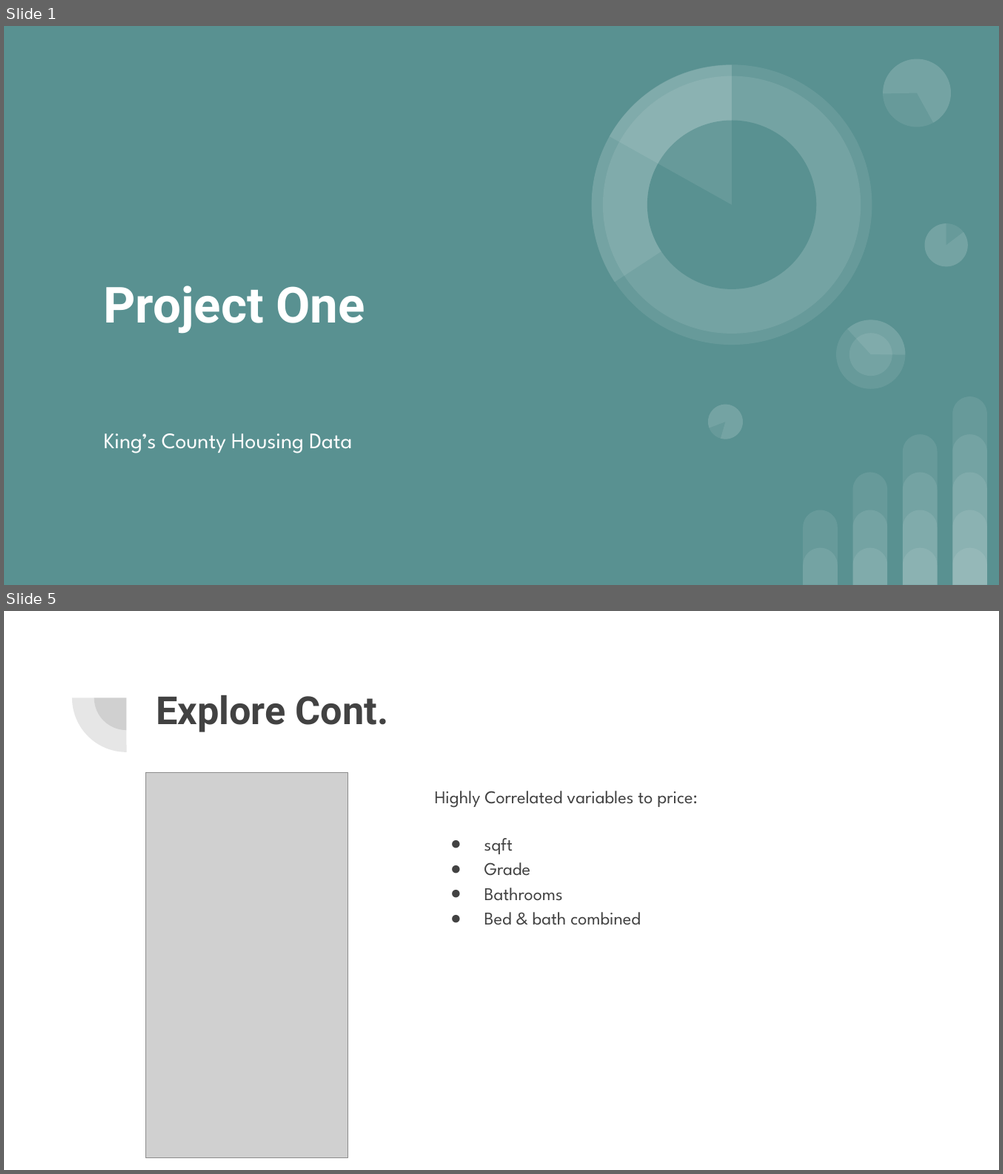
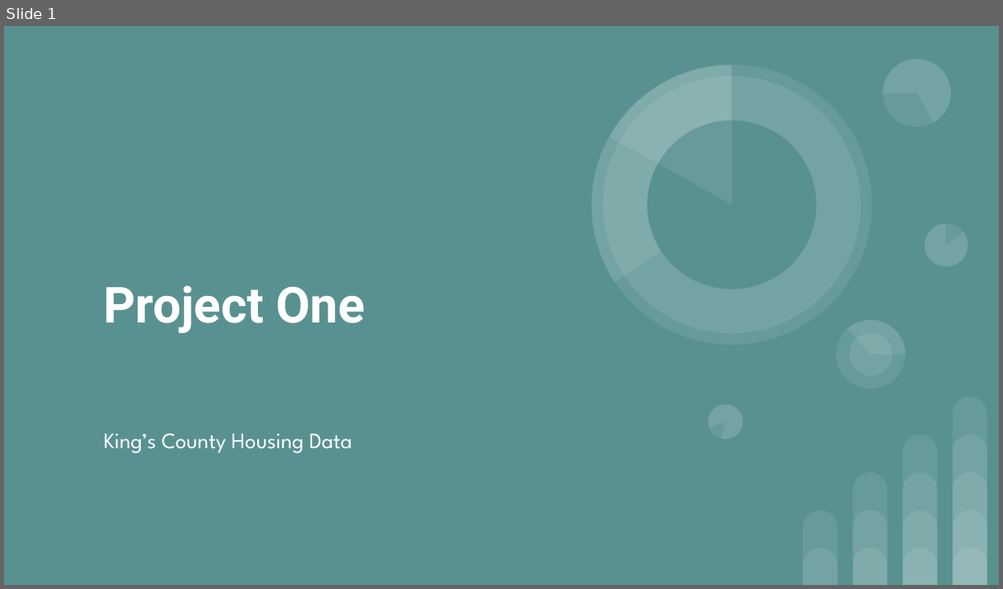
Before and after one commit to learn-co-students/dsc-1-final-project-online-ds-pt-100118, a slide deck: Project One.pptx. Shown one above the other, each under a label of ours: slides 1 and 5 before the commit, slide 1 after it; the slides between them are not shown. The pictures are 1003x1174 and 1003x589 pixels, drawn with LibreOffice and Linux fonts; fonts in the diff are those of the drawing; grey boxes stand for pictures. Boxes give left, top, right and bottom in pixels: in the first picture for what was removed or moved away, otherwise in the second. Text is boxed around its words. In the diff, an @@ line names an element or a change of style, - is before the commit and + after.

```diff
--- a/Project One.pptx
+++ b/Project One.pptx
@@ slide 5 removed at <box>4,611,999,1170</box>, background #FFFFFF @@
@@ pie slice (boxed as its full ellipse) removed at <box>71,644,180,752</box> @@
@@ pie slice (boxed as its full ellipse) removed at <box>94,666,159,730</box> @@
@@ title removed at <box>156,695,389,732</box> @@
-Explore Cont.
@@ picture removed at <box>146,773,348,1159</box> @@
@@ text removed at <box>435,791,697,925</box> @@
-Highly Correlated variables to price:
-● sqft
-● Grade
-● Bathrooms
-● Bed & bath combined
```
Also in this commit, not shown: 6 slides added, 10 other slides removed, 1 other file.
